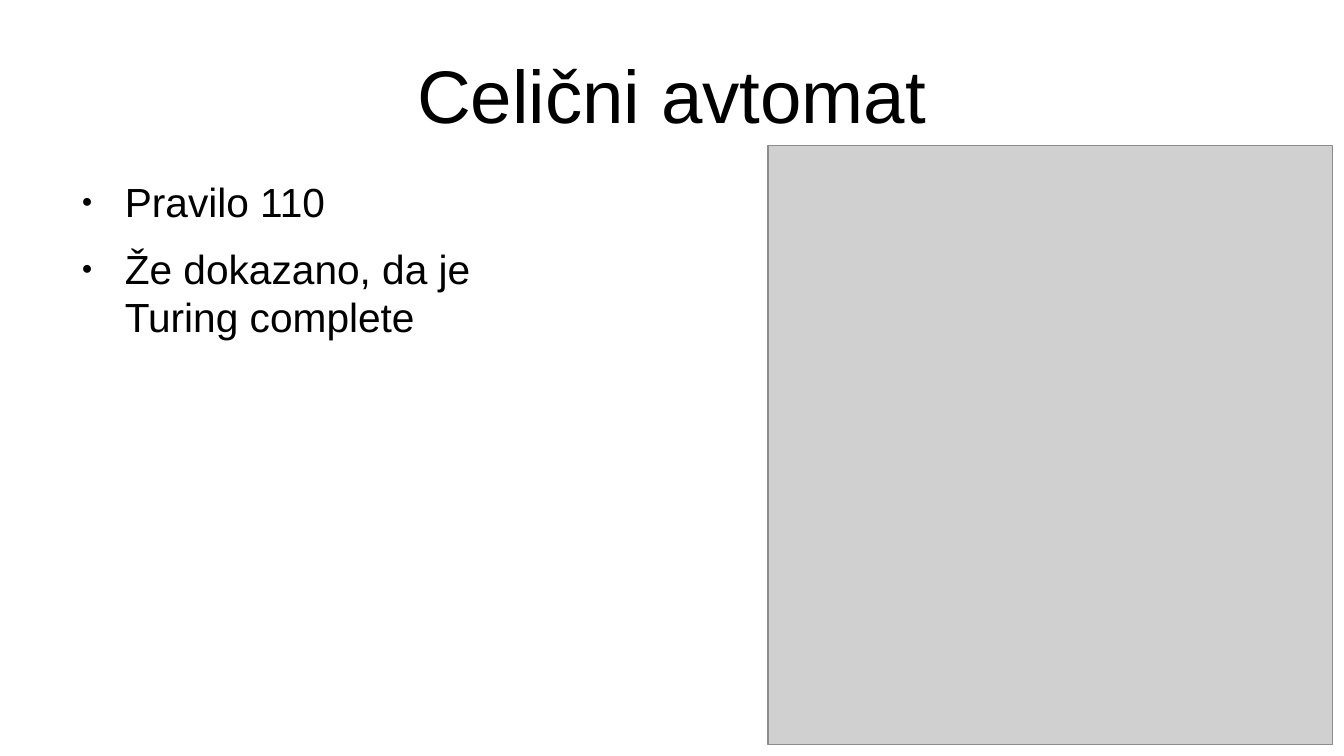
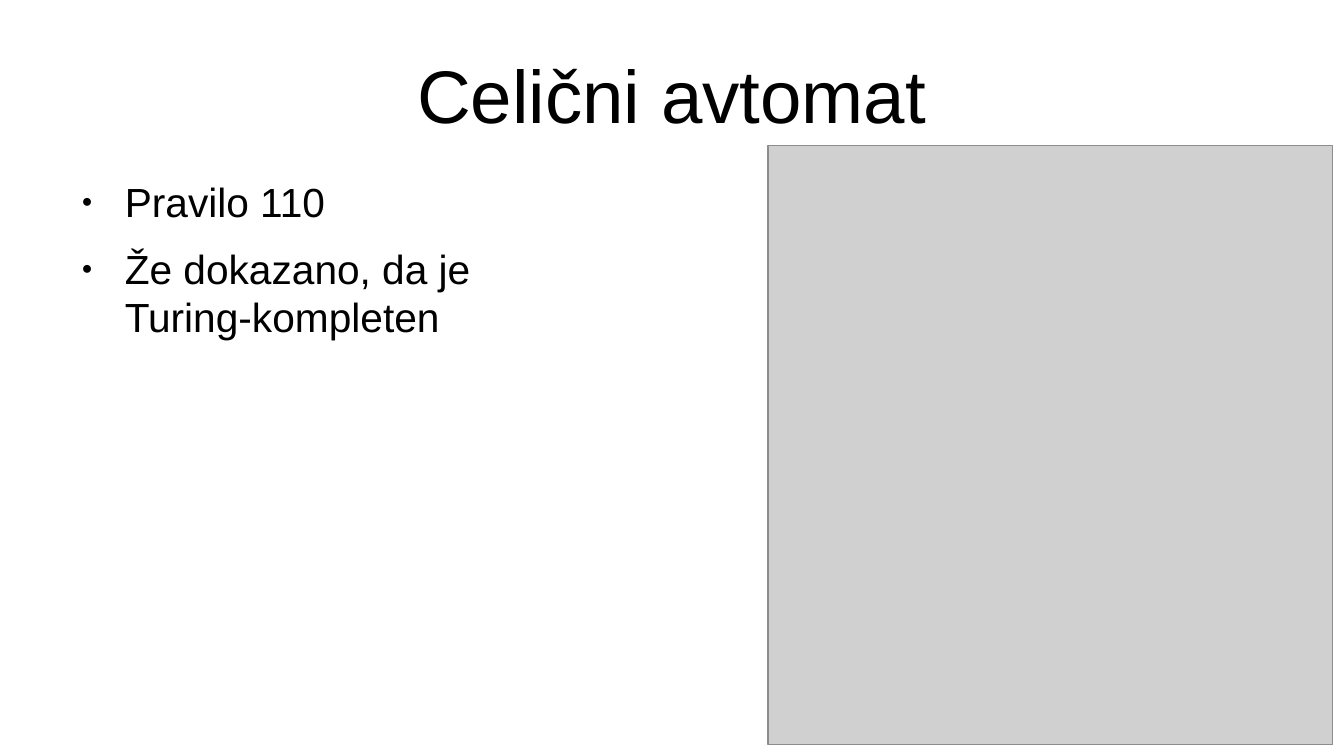
Before and after one commit to adimineman/raziskovalna, a slide deck: slide 11 of predstavitev.odp (slide 9 before the commit). Drawn at 1344x756 pixels with LibreOffice and Linux fonts; fonts in the diff are those of the drawing; grey boxes stand for pictures. Boxes give left, top, right and bottom in pixels: in the first picture for what was removed or moved away, otherwise in the second. Text is boxed around its words. In the diff, an @@ line names an element or a change of style, - is before the commit and + after.

```diff
--- a/predstavitev.odp
+++ b/predstavitev.odp
@@ text at (x1=125, y1=251, x2=471, y2=340): text changed @@
-● Že dokazano, da je
-  Turing complete
+● Že dokazano, da je
+  Turing-kompleten
```
Also in this commit, not shown: 5 other slides changed, 4 slides added, 2 slides removed, 1 other file.
